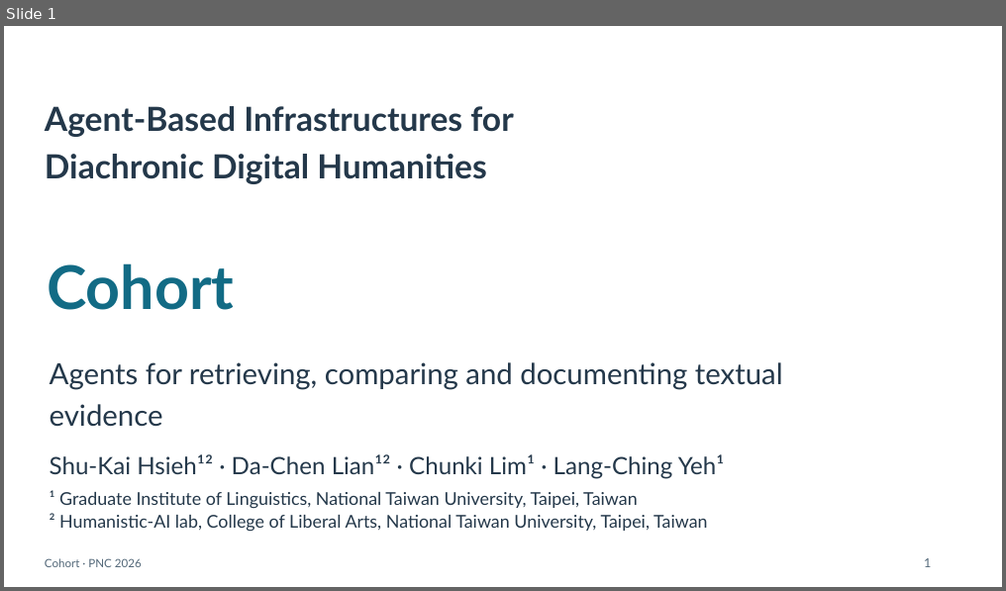
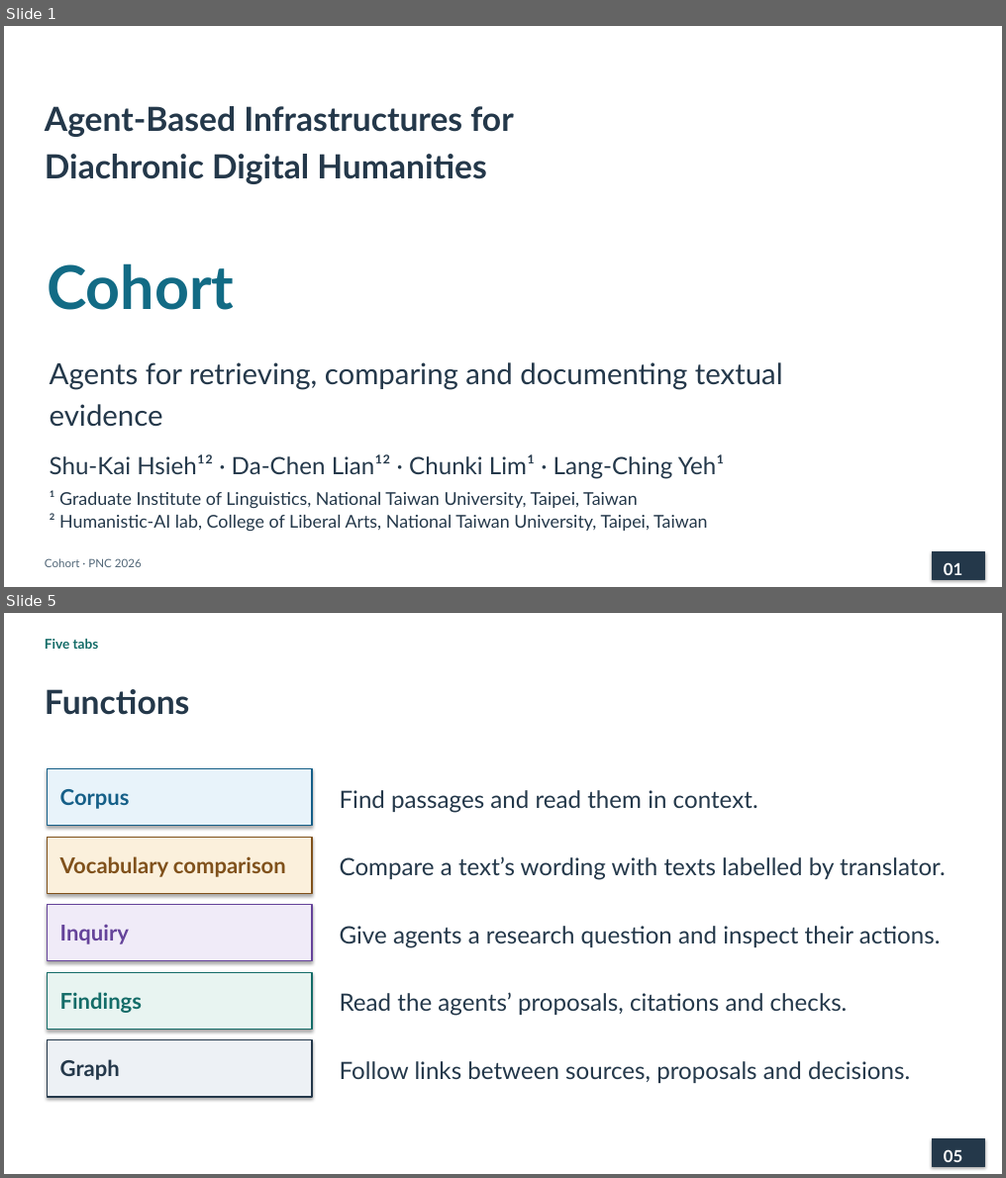
Before and after one commit to lopentu/cohort, a slide deck: docs/presentation/cohort-pnc-2026.pptx. Shown one above the other, each under a label of ours: slide 1 before the commit, slides 1 and 5 after it; the slides between them are not shown. The pictures are 1006x591 and 1006x1178 pixels, drawn with LibreOffice and Linux fonts; fonts in the diff are those of the drawing. Boxes give left, top, right and bottom in pixels: in the first picture for what was removed or moved away, otherwise in the second. Text is boxed around its words. In the diff, an @@ line names an element or a change of style, - is before the commit and + after.

```diff
--- a/docs/presentation/cohort-pnc-2026.pptx
+++ b/docs/presentation/cohort-pnc-2026.pptx
@@ slide 5 added at <box>4,613,1002,1174</box>, background #FFFFFF @@
@@ text added at <box>45,639,99,649</box>, 13 pt, text #146C68, bold @@
+Five tabs
@@ text added at <box>45,689,190,715</box>, 32 pt, text #24384A, bold @@
+Functions
@@ rectangle added at <box>47,768,312,826</box>, fill #E8F3FA, outline #155F88 1 pt @@
@@ text added at <box>60,789,130,809</box>, 21 pt, text #155F88, bold @@
+Corpus
@@ text added at <box>340,790,758,813</box>, 23 pt, text #24384A @@
+Find passages and read them in context.
@@ rectangle added at <box>47,837,312,894</box>, fill #FBF0DC, outline #80511B 1 pt @@
@@ text added at <box>60,857,286,877</box>, 21 pt, text #80511B, bold @@
+Vocabulary comparison
@@ text added at <box>340,857,945,880</box>, 23 pt, text #24384A @@
+Compare a text’s wording with texts labelled by translator.
@@ rectangle added at <box>47,905,312,961</box>, fill #F0EBF8, outline #65439A 1 pt @@
@@ text added at <box>60,924,129,945</box>, 21 pt, text #65439A, bold @@
+Inquiry
@@ text added at <box>340,926,941,949</box>, 23 pt, text #24384A @@
+Give agents a research question and inspect their actions.
@@ rectangle added at <box>47,972,312,1029</box>, fill #E8F4F1, outline #146C68 1 pt @@
@@ text added at <box>60,992,142,1013</box>, 21 pt, text #146C68, bold @@
+Findings
@@ text added at <box>340,992,847,1016</box>, 23 pt, text #24384A @@
+Read the agents’ proposals, citations and checks.
@@ rectangle added at <box>47,1041,312,1097</box>, fill #EDF1F5, outline #24384A 1 pt @@
@@ text added at <box>60,1059,120,1080</box>, 21 pt, text #24384A, bold @@
+Graph
@@ text added at <box>340,1061,910,1083</box>, 23 pt, text #24384A @@
+Follow links between sources, proposals and decisions.
@@ rectangle added at <box>933,1140,985,1166</box>, fill #24384A, outline #24384A 1 pt @@
@@ text added at <box>944,1150,962,1162</box>, 16 pt, text #FFFFFF, bold @@
+05
@@ slide 1 changed as well @@
@@ text removed at <box>924,559,931,568</box> @@
-1
@@ rectangle added at <box>933,553,985,579</box>, fill #24384A, outline #24384A 1 pt @@
@@ text added at <box>944,563,962,575</box>, 16 pt, text #FFFFFF, bold @@
+01
```
Also in this commit, not shown: 18 other slides added, 34 slides removed, 6 other files.
